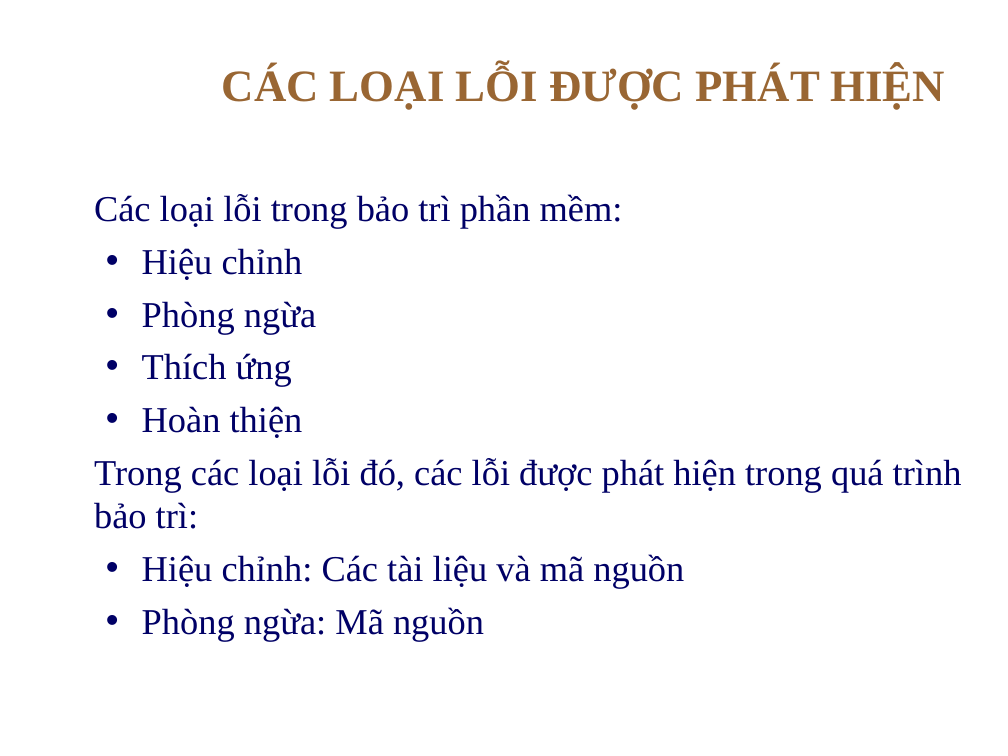
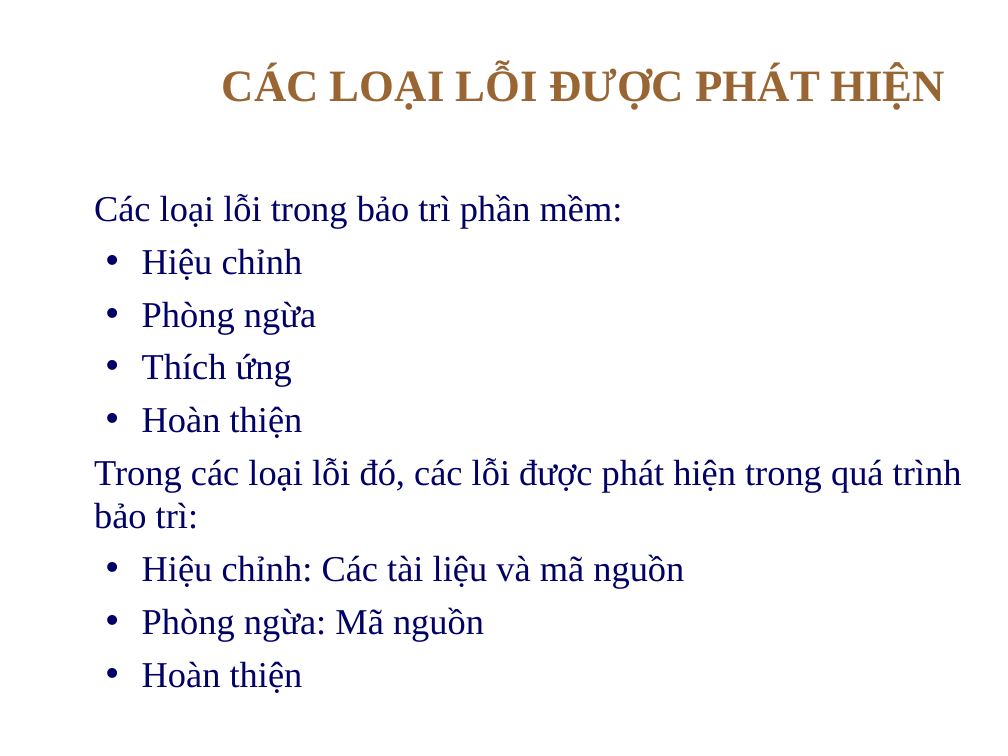
Before and after one commit to thanhphi0127/manager-configuration, a slide deck: slide 7 of doc/baitapso2/BAOTRI_BAITAP2.ppt (slide 8 before the commit). Drawn at 1008x756 pixels with LibreOffice and Linux fonts; fonts in the diff are those of the drawing; background and template pictures are left out. Boxes give left, top, right and bottom in pixels: in the first picture for what was removed or moved away, otherwise in the second. Text is boxed around its words. In the diff, an @@ line names an element or a change of style, - is before the commit and + after.

```diff
--- a/doc/baitapso2/BAOTRI_BAITAP2.ppt
+++ b/doc/baitapso2/BAOTRI_BAITAP2.ppt
@@ text at (142,661,303,693): paragraph added @@
+• Hoàn thiện
```
Also in this commit, not shown: 2 other slides changed, 11 slides added, 2 slides removed.
